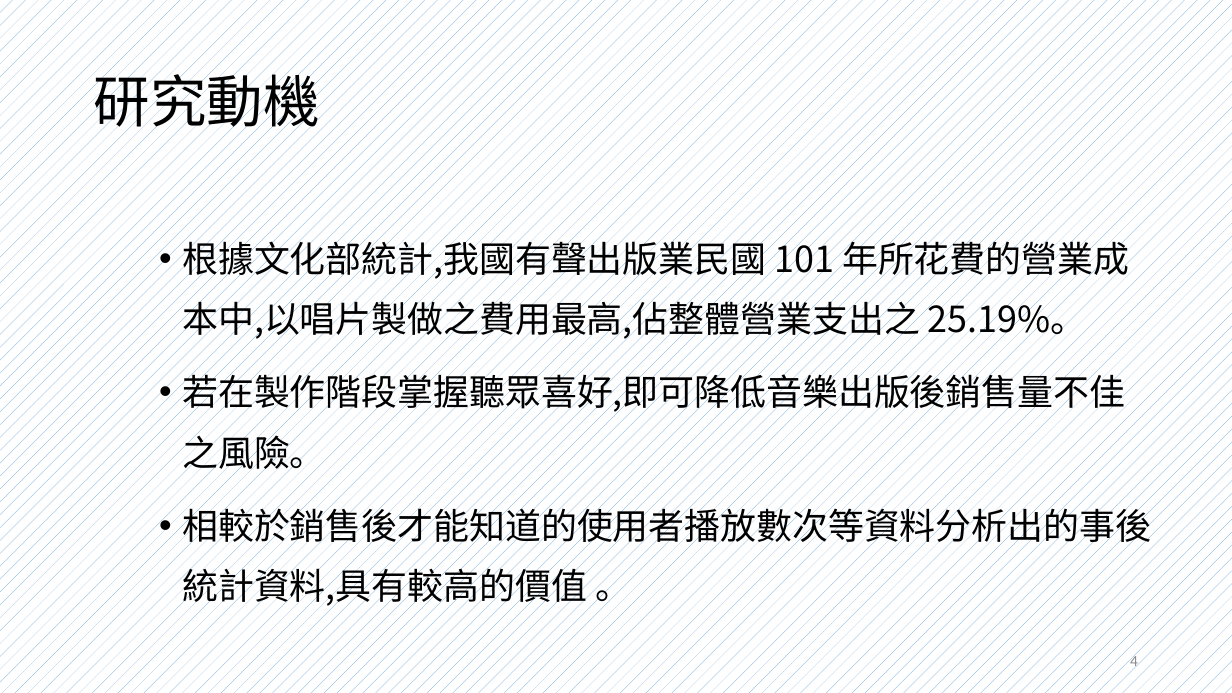
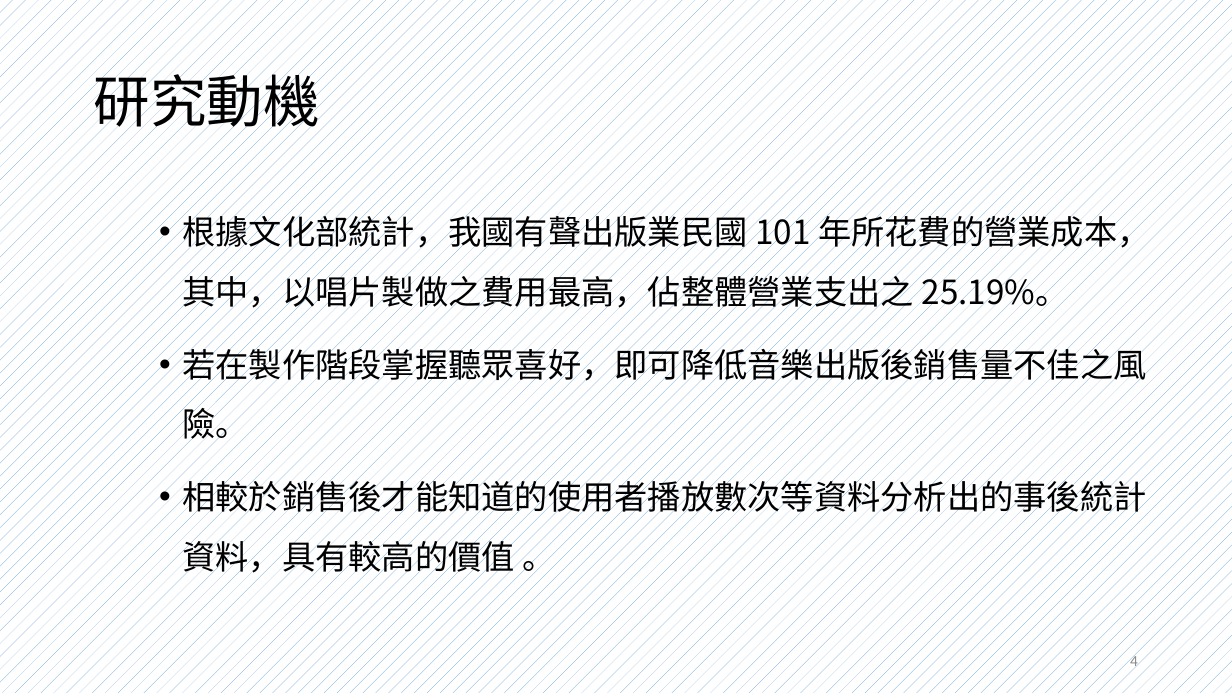
Before and after one commit to p988744/paper, a slide deck: slide 4 of 2015口試.pptx. Drawn at 1232x693 pixels with LibreOffice and Linux fonts; fonts in the diff are those of the drawing. Boxes give left, top, right and bottom in pixels: in the first picture for what was removed or moved away, otherwise in the second. Text is boxed around its words. In the diff, an @@ line names an element or a change of style, - is before the commit and + after.

```diff
--- a/2015口試.pptx
+++ b/2015口試.pptx
@@ text at bbox=[182, 210, 1150, 578]: text changed; size 28 to 25.9 pt @@
-• 根據文化部統計,我國有聲出版業民國 101 年所花費的營業成本中,以唱片製做之費用最高,佔整體營業支出之 25.19%。
-• 若在製作階段掌握聽眾喜好,即可降低音樂出版後銷售量不佳之風險。
-• 相較於銷售後才能知道的使用者播放數次等資料分析出的事後統計資料,具有較高的價值 。
+• 根據文化部統計，我國有聲出版業民國 101 年所花費的營業成本，其中，以唱片製做之費用最高，佔整體營業支出之 25.19%。
+• 若在製作階段掌握聽眾喜好，即可降低音樂出版後銷售量不佳之風險。
+• 相較於銷售後才能知道的使用者播放數次等資料分析出的事後統計資料，具有較高的價值 。
```
Also in this commit, not shown: 3 other slides changed, 2 other files.
